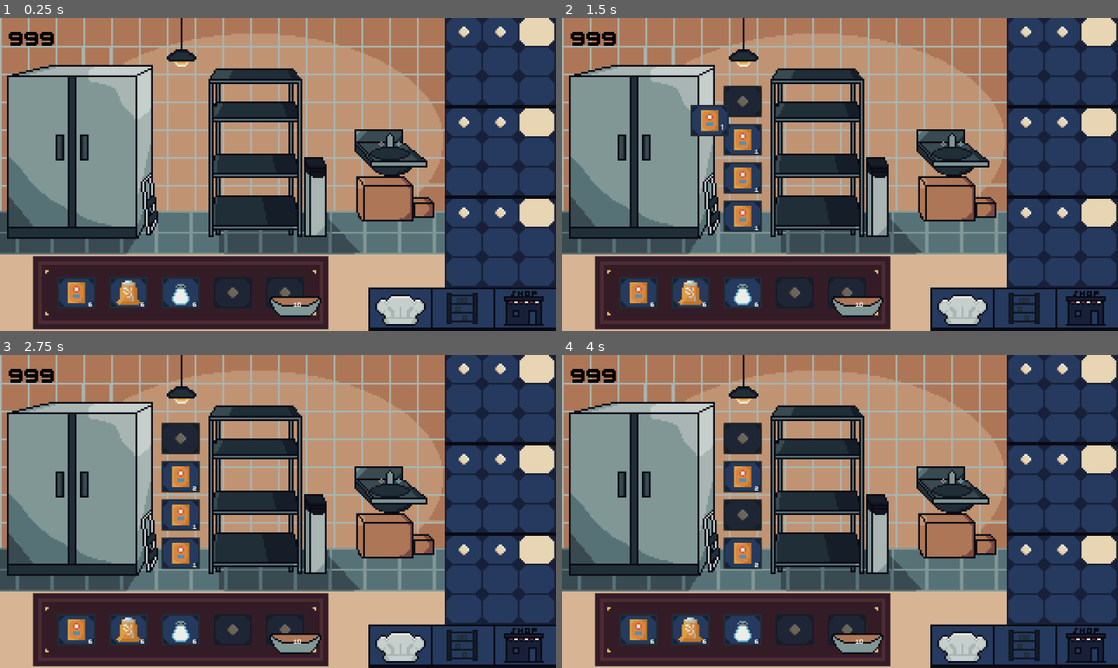
Above: before the commit, frames 1-4 (two rows, left to right).
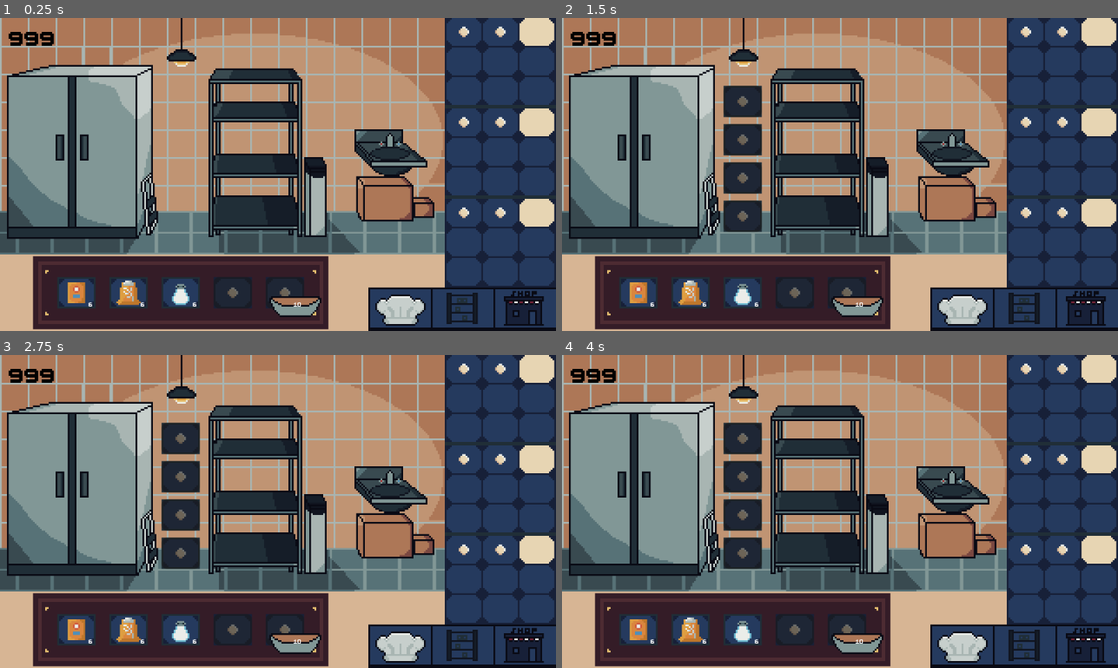
Above: after the commit, the same moments.

Repository: amusci/sweet-treat
Game: Godot game, scene res://Scenes/Areas/storage_playground.tscn
Two runs of this game, one before a commit and one after it. Both use one fixed random seed, a clock stepped at 60 frames per second and the inputs below. This scene is started directly instead of the project's main scene.
Inputs (mouse positions are in pixels of both pictures, inside the frame that each line leads up to):
- Up to frame 1 (0.25 s): no input
- Up to frame 2 (1.5 s): tap Enter at 0.5 s; drag from (639, 155) to (895, 105) at 0.52 s; tap Space at 1.25 s; drag from (739, 102) to (639, 155) at 1.27 s
- Up to frame 3 (2.75 s): tap Enter at 2 s; move the mouse to (177, 477) at 2.02 s; click (177, 477) at 2.17 s
- Up to frame 4 (4 s): tap Space at 2.75 s; drag from (739, 514) to (673, 464) at 2.77 s; tap Enter at 3.5 s; drag from (739, 552) to (639, 492) at 3.52 s

The runs differ from the first frame. In frame 1, 0.4% of the frame differs, in the area x 80-100%, y 27-58%; in frame 2, 2.6%, in the area x 23-100%, y 27-68%; in frame 3, 2.0%; in frame 4, 1.5%.

Commit message:
more storage + proper order container

Diff:
--- a/Resources/RecipeResources/FinishedRecipeResources/chocolate_chip_cookie.tres
+++ b/Resources/RecipeResources/FinishedRecipeResources/chocolate_chip_cookie.tres
@@ -20,4 +20,4 @@
 tool_required = "oven"
 tool_required_icon = ExtResource("5_yo38j")
 sell_price = 400.0
-time_to_make = 50.0
+time_to_make = 125.0
--- a/Scenes/Areas/storage_playground.tscn
+++ b/Scenes/Areas/storage_playground.tscn
@@ -1,10 +1,11 @@
-[gd_scene load_steps=9 format=3 uid="uid://c3e01muplx18p"]
+[gd_scene load_steps=10 format=3 uid="uid://c3e01muplx18p"]
 
 [ext_resource type="PackedScene" uid="uid://b8rhowa3gudpk" path="res://Scenes/SceneSwitching/SceneButtons.tscn" id="1_5ysot"]
 [ext_resource type="Script" uid="uid://b3cly2n5obgcy" path="res://Scenes/Areas/ui.gd" id="1_34otg"]
 [ext_resource type="PackedScene" uid="uid://q1v1svbbga3m" path="res://Scenes/NonUpgradables/tablehotbar/hotbar.tscn" id="2_4lbp4"]
 [ext_resource type="PackedScene" uid="uid://m07v5i1n8ugu" path="res://Scenes/Machines/fridge.tscn" id="3_48a00"]
 [ext_resource type="PackedScene" uid="uid://bqekke6vc13d1" path="res://Scenes/Orders/OrderContainer.tscn" id="5_fsijw"]
+[ext_resource type="PackedScene" uid="uid://be6ih76u65jfa" path="res://Scenes/Machines/dry_storage.tscn" id="6_5gdgs"]
 [ext_resource type="Texture2D" uid="uid://ubh4wxl1c68t" path="res://Assets/lukas82825/Storage_Scene.png" id="8_5gdgs"]
 [ext_resource type="PackedScene" uid="uid://dtu3jt1kqe2kv" path="res://Scenes/Areas/UIScenes/pause_menu.tscn" id="8_xkyle"]
 [ext_resource type="PackedScene" uid="uid://byjt0e223ntsh" path="res://Scenes/UI/Money.tscn" id="9_5gdgs"]
@@ -34,6 +35,9 @@
 [node name="Fridge" parent="." instance=ExtResource("3_48a00")]
 position = Vector2(22, 99)
 
+[node name="dry_storage" parent="." instance=ExtResource("6_5gdgs")]
+position = Vector2(131, 47)
+
 [node name="Hotbar" parent="." instance=ExtResource("2_4lbp4")]
 z_index = 5
 offset_left = 19.0
--- a/Scenes/Machines/dry_storage.tscn
+++ b/Scenes/Machines/dry_storage.tscn
@@ -1,49 +1,70 @@
-[gd_scene load_steps=4 format=3 uid="uid://be6ih76u65jfa"]
+[gd_scene load_steps=5 format=3 uid="uid://be6ih76u65jfa"]
 
 [ext_resource type="Script" uid="uid://cofnb51oufb17" path="res://Scripts/MachineClasses/DryStorage.gd" id="1_dk03e"]
 [ext_resource type="PackedScene" uid="uid://dfseuxorrds8m" path="res://Scenes/NonUpgradables/tablehotbar/inventory_slot.tscn" id="1_t70tn"]
+[ext_resource type="Texture2D" uid="uid://dj7noo06nxgi6" path="res://Assets/lukas82325/Item_Slot.png" id="3_5kuyu"]
 
 [sub_resource type="RectangleShape2D" id="RectangleShape2D_halrl"]
+size = Vector2(51, 82)
 
 [node name="dry_storage" type="Area2D"]
 script = ExtResource("1_dk03e")
 
 [node name="CollisionShape2D" type="CollisionShape2D" parent="."]
+position = Vector2(15.5, 31)
 shape = SubResource("RectangleShape2D_halrl")
 
-[node name="Sprite2D" type="Sprite2D" parent="."]
+[node name="Inventory" type="VBoxContainer" parent="."]
+custom_minimum_size = Vector2(22, 18)
+offset_left = 47.0
+offset_top = -10.0
+offset_right = 69.0
+offset_bottom = 8.0
 
-[node name="Inventory" type="GridContainer" parent="."]
-offset_left = -159.0
-offset_top = 13.0
-offset_right = -27.0
-offset_bottom = 77.0
-columns = 4
-
-[node name="DryStorageSlot" parent="Inventory" instance=ExtResource("1_t70tn")]
+[node name="Slot" parent="Inventory" instance=ExtResource("1_t70tn")]
+z_index = 8
 layout_mode = 2
 
-[node name="DryStorageSlot2" parent="Inventory" instance=ExtResource("1_t70tn")]
-visible = false
+[node name="TextureRect" type="TextureRect" parent="Inventory/Slot"]
+z_index = -5
+layout_mode = 0
+offset_right = 22.0
+offset_bottom = 18.0
+texture = ExtResource("3_5kuyu")
+stretch_mode = 2
+
+[node name="Slot2" parent="Inventory" instance=ExtResource("1_t70tn")]
+z_index = 8
 layout_mode = 2
 
-[node name="DryStorageSlot3" parent="Inventory" instance=ExtResource("1_t70tn")]
+[node name="TextureRect" type="TextureRect" parent="Inventory/Slot2"]
+z_index = -5
+layout_mode = 0
+offset_right = 22.0
+offset_bottom = 18.0
+texture = ExtResource("3_5kuyu")
+stretch_mode = 2
+
+[node name="Slot3" parent="Inventory" instance=ExtResource("1_t70tn")]
+z_index = 8
 layout_mode = 2
 
-[node name="DryStorageSlot4" parent="Inventory" instance=ExtResource("1_t70tn")]
+[node name="TextureRect" type="TextureRect" parent="Inventory/Slot3"]
+z_index = -5
+layout_mode = 0
+offset_right = 22.0
+offset_bottom = 18.0
+texture = ExtResource("3_5kuyu")
+stretch_mode = 2
+
+[node name="Slot4" parent="Inventory" instance=ExtResource("1_t70tn")]
+z_index = 8
 layout_mode = 2
 
-[node name="DryStorageSlot5" parent="Inventory" instance=ExtResource("1_t70tn")]
-layout_mode = 2
-
-[node name="DryStorageSlot6" parent="Inventory" instance=ExtResource("1_t70tn")]
-layout_mode = 2
-
-[node name="DryStorageSlot7" parent="Inventory" instance=ExtResource("1_t70tn")]
-layout_mode = 2
-
-[node name="DryStorageSlot8" parent="Inventory" instance=ExtResource("1_t70tn")]
-layout_mode = 2
-
-[node name="DryStorageSlot9" parent="Inventory" instance=ExtResource("1_t70tn")]
-layout_mode = 2
+[node name="TextureRect" type="TextureRect" parent="Inventory/Slot4"]
+z_index = -5
+layout_mode = 0
+offset_right = 22.0
+offset_bottom = 18.0
+texture = ExtResource("3_5kuyu")
+stretch_mode = 2
--- a/Scenes/Machines/fridge.tscn
+++ b/Scenes/Machines/fridge.tscn
@@ -1,8 +1,7 @@
-[gd_scene load_steps=6 format=3 uid="uid://m07v5i1n8ugu"]
+[gd_scene load_steps=5 format=3 uid="uid://m07v5i1n8ugu"]
 
 [ext_resource type="Script" uid="uid://brs005kj6nqdw" path="res://Scripts/MachineClasses/Fridge.gd" id="1_nh1lm"]
 [ext_resource type="PackedScene" uid="uid://dfseuxorrds8m" path="res://Scenes/NonUpgradables/tablehotbar/inventory_slot.tscn" id="2_at4fk"]
-[ext_resource type="Resource" uid="uid://bscgdv7tmnru" path="res://Resources/IngredientResources/dryIngredientResources/baking_soda.tres" id="4_1ishy"]
 [ext_resource type="Texture2D" uid="uid://dj7noo06nxgi6" path="res://Assets/lukas82325/Item_Slot.png" id="4_nudgb"]
 
 [sub_resource type="RectangleShape2D" id="RectangleShape2D_qhi1q"]
@@ -26,8 +25,6 @@
 [node name="FridgeSlot" parent="Inventory" instance=ExtResource("2_at4fk")]
 z_index = 8
 layout_mode = 2
-item = ExtResource("4_1ishy")
-amount = 1
 
 [node name="TextureRect" type="TextureRect" parent="Inventory/FridgeSlot"]
 z_index = -5
@@ -41,8 +38,6 @@
 [node name="FridgeSlot2" parent="Inventory" instance=ExtResource("2_at4fk")]
 z_index = 8
 layout_mode = 2
-item = ExtResource("4_1ishy")
-amount = 1
 
 [node name="TextureRect" type="TextureRect" parent="Inventory/FridgeSlot2"]
 z_index = -5
@@ -56,8 +51,6 @@
 [node name="FridgeSlot3" parent="Inventory" instance=ExtResource("2_at4fk")]
 z_index = 8
 layout_mode = 2
-item = ExtResource("4_1ishy")
-amount = 1
 
 [node name="TextureRect" type="TextureRect" parent="Inventory/FridgeSlot3"]
 z_index = -5
@@ -71,8 +64,6 @@
 [node name="FridgeSlot4" parent="Inventory" instance=ExtResource("2_at4fk")]
 z_index = 8
 layout_mode = 2
-item = ExtResource("4_1ishy")
-amount = 1
 
 [node name="TextureRect" type="TextureRect" parent="Inventory/FridgeSlot4"]
 z_index = -5
--- a/Scenes/NonUpgradables/tablehotbar/inventory_slot.gd
+++ b/Scenes/NonUpgradables/tablehotbar/inventory_slot.gd
@@ -200,9 +200,10 @@
 		var amount_label = Label.new()
 		amount_label.text = str(drag_amount)
 		#amount_label.size = $Amount.size
-		amount_label.position = Vector2(17,10) # Hack positioning
+		amount_label.position = Vector2(18,14) # Hack positioning
 		amount_label.add_theme_color_override("font_color", Color.WHITE)
 		amount_label.add_theme_font_size_override("font_size", 4)
+		amount_label.add_theme_font_override("font", load("res://Assets/Fonts/BoldPixels1.4.ttf"))
 		amount_label.mouse_filter = Control.MOUSE_FILTER_IGNORE
 		drag_preview.add_child(amount_label)
 
Binary file changed: Assets/lukas82825/Baking_Scene_Background.png
Binary file changed: Assets/lukas82825/Shop_Scene.png
Binary file changed: Assets/lukas82825/Storage_Scene.png
